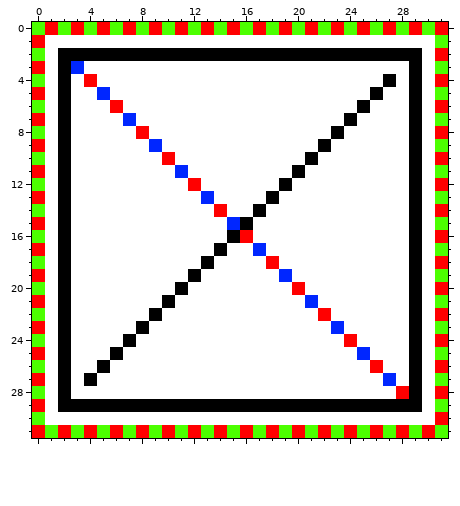
One commit to this pixel-art sprite: TestGame/TestGameContent/precision-test.png. Above, as it was before the edit.
The file is 32x32 pixels.
New version:
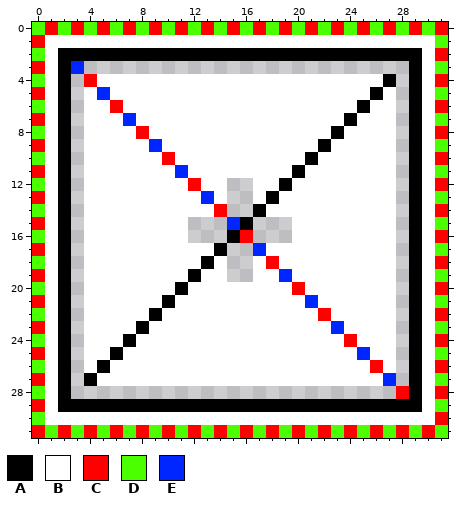
Palette (. is transparent): A #000000  B #ffffff  C #ff0000  D #4cff00  E #0026ff
From old to new:
@@ x 0..31 @@
  2 DBAAAAAAAAAAAAAAAAAAAAAAAAAAAABC
- 3 CBAEBBBBBBBBBBBBBBBBBBBBBBBBBABD
- 4 DBABCBBBBBBBBBBBBBBBBBBBBBBABABC
- 5 CBABBEBBBBBBBBBBBBBBBBBBBBABBABD
- 6 DBABBBCBBBBBBBBBBBBBBBBBBABBBABC
- 7 CBABBBBEBBBBBBBBBBBBBBBBABBBBABD
- 8 DBABBBBBCBBBBBBBBBBBBBBABBBBBABC
- 9 CBABBBBBBEBBBBBBBBBBBBABBBBBBABD
-10 DBABBBBBBBCBBBBBBBBBBABBBBBBBABC
-11 CBABBBBBBBBEBBBBBBBBABBBBBBBBABD
-12 DBABBBBBBBBBCBBBBBBABBBBBBBBBABC
-13 CBABBBBBBBBBBEBBBBABBBBBBBBBBABD
-14 DBABBBBBBBBBBBCBBABBBBBBBBBBBABC
-15 CBABBBBBBBBBBBBEABBBBBBBBBBBBABD
-16 DBABBBBBBBBBBBBACBBBBBBBBBBBBABC
-17 CBABBBBBBBBBBBABBEBBBBBBBBBBBABD
-18 DBABBBBBBBBBBABBBBCBBBBBBBBBBABC
-19 CBABBBBBBBBBABBBBBBEBBBBBBBBBABD
-20 DBABBBBBBBBABBBBBBBBCBBBBBBBBABC
-21 CBABBBBBBBABBBBBBBBBBEBBBBBBBABD
-22 DBABBBBBBABBBBBBBBBBBBCBBBBBBABC
-23 CBABBBBBABBBBBBBBBBBBBBEBBBBBABD
-24 DBABBBBABBBBBBBBBBBBBBBBCBBBBABC
-25 CBABBBABBBBBBBBBBBBBBBBBBEBBBABD
-26 DBABBABBBBBBBBBBBBBBBBBBBBCBBABC
-27 CBABABBBBBBBBBBBBBBBBBBBBBBEBABD
-28 DBABBBBBBBBBBBBBBBBBBBBBBBBBCABC
+ 3 CBAE.........................ABD
+ 4 DBA.CBBBBBBBBBBBBBBBBBBBBBBA.ABC
+ 5 CBA.BEBBBBBBBBBBBBBBBBBBBBAB.ABD
+ 6 DBA.BBCBBBBBBBBBBBBBBBBBBABB.ABC
+ 7 CBA.BBBEBBBBBBBBBBBBBBBBABBB.ABD
+ 8 DBA.BBBBCBBBBBBBBBBBBBBABBBB.ABC
+ 9 CBA.BBBBBEBBBBBBBBBBBBABBBBB.ABD
+10 DBA.BBBBBBCBBBBBBBBBBABBBBBB.ABC
+11 CBA.BBBBBBBEBBBBBBBBABBBBBBB.ABD
+12 DBA.BBBBBBBBCBB..BBABBBBBBBB.ABC
+13 CBA.BBBBBBBBBEB..BABBBBBBBBB.ABD
+14 DBA.BBBBBBBBBBC..ABBBBBBBBBB.ABC
+15 CBA.BBBBBBBB...EA...BBBBBBBB.ABD
+16 DBA.BBBBBBBB...AC...BBBBBBBB.ABC
+17 CBA.BBBBBBBBBBA..EBBBBBBBBBB.ABD
+18 DBA.BBBBBBBBBAB..BCBBBBBBBBB.ABC
+19 CBA.BBBBBBBBABB..BBEBBBBBBBB.ABD
+20 DBA.BBBBBBBABBBBBBBBCBBBBBBB.ABC
+21 CBA.BBBBBBABBBBBBBBBBEBBBBBB.ABD
+22 DBA.BBBBBABBBBBBBBBBBBCBBBBB.ABC
+23 CBA.BBBBABBBBBBBBBBBBBBEBBBB.ABD
+24 DBA.BBBABBBBBBBBBBBBBBBBCBBB.ABC
+25 CBA.BBABBBBBBBBBBBBBBBBBBEBB.ABD
+26 DBA.BABBBBBBBBBBBBBBBBBBBBCB.ABC
+27 CBA.ABBBBBBBBBBBBBBBBBBBBBBE.ABD
+28 DBA.........................CABC
 29 CBAAAAAAAAAAAAAAAAAAAAAAAAAAAABD
Where, in picture pixels (left, top, right, bottom), the same in both pictures:
erased: (71, 61, 409, 399)
